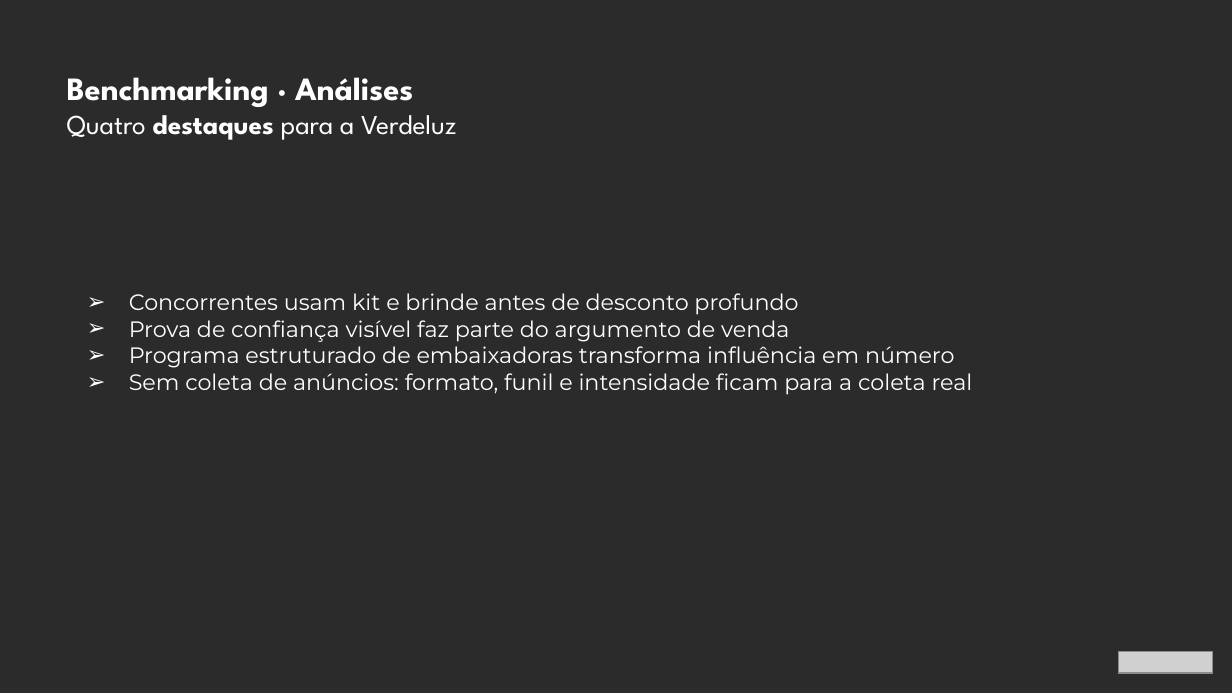
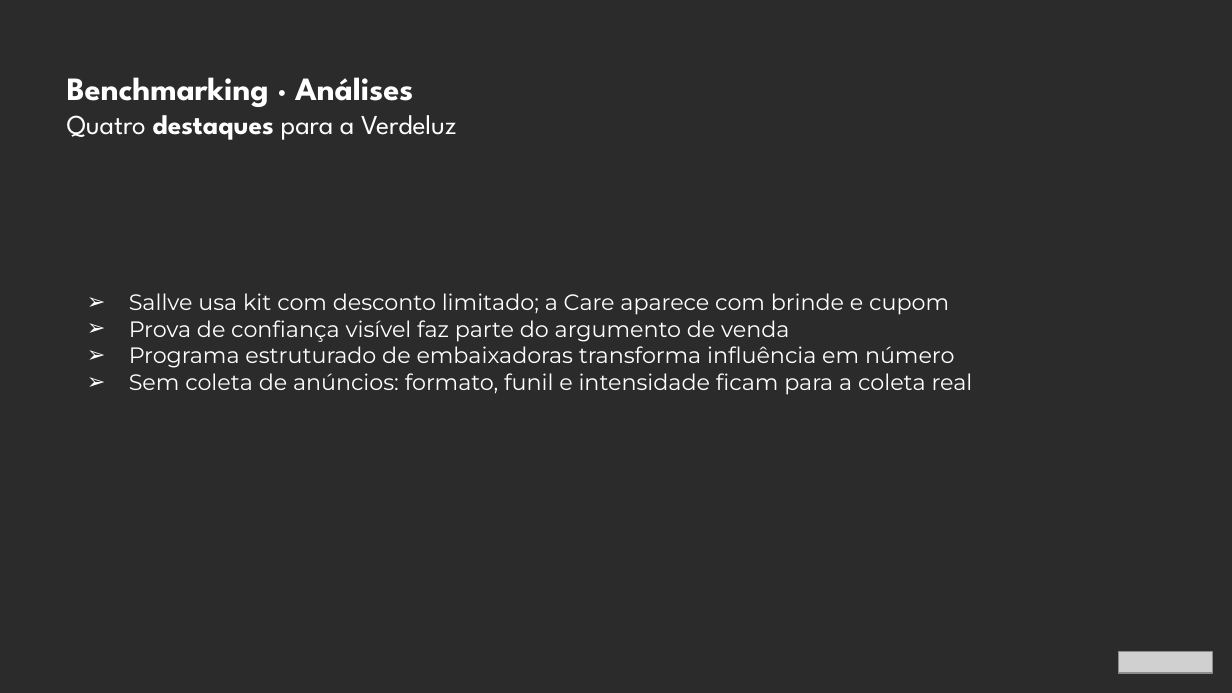
Before and after one commit to MatheusBoomer/growth-cycle-boomer, a slide deck: slide 42 of clientes/_fixtures/verdeluz/base/app/propostas/af3eb9ea-451d-d6f5-3f3d-44d3a8131ce2.pptx. Drawn at 1232x693 pixels with LibreOffice and Linux fonts; fonts in the diff are those of the drawing; grey boxes stand for pictures; background and template pictures are left out; a plain dark background stands for a picture behind light text. Boxes give left, top, right and bottom in pixels: in the first picture for what was removed or moved away, otherwise in the second. Text is boxed around its words. In the diff, an @@ line names an element or a change of style, - is before the commit and + after.

```diff
--- a/clientes/_fixtures/verdeluz/base/app/propostas/af3eb9ea-451d-d6f5-3f3d-44d3a8131ce2.pptx
+++ b/clientes/_fixtures/verdeluz/base/app/propostas/af3eb9ea-451d-d6f5-3f3d-44d3a8131ce2.pptx
@@ text at (129, 293, 949, 315): text changed @@
-➢ Concorrentes usam kit e brinde antes de desconto profundo
+➢ Sallve usa kit com desconto limitado; a Care aparece com brinde e cupom
```
Also in this commit, not shown: 2 other slides changed, 25 other files.
